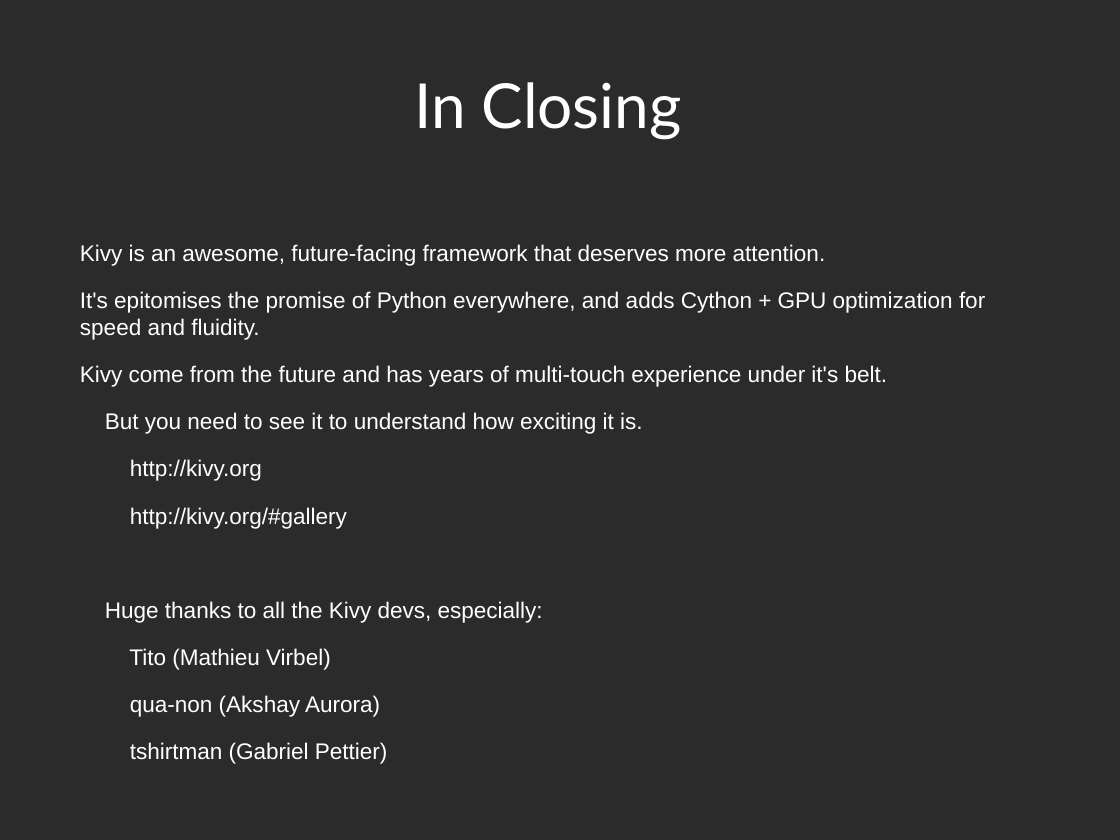
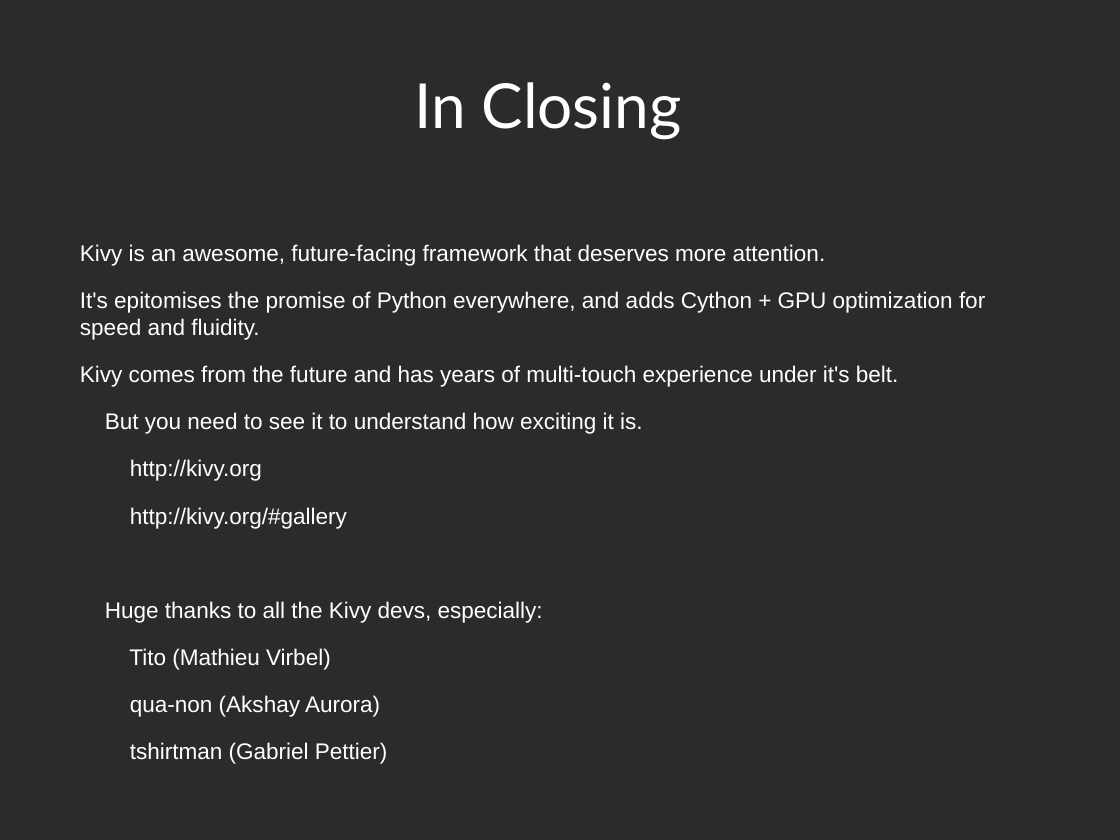
Before and after one commit to Zen-CODE/kivybits, a slide deck: slide 55 of PyCon/ZA 2013/PyCon.odp (slide 56 before the commit). Drawn at 1120x840 pixels with LibreOffice and Linux fonts; fonts in the diff are those of the drawing; background and template pictures are left out; a plain dark background stands for a picture behind light text. Boxes give left, top, right and bottom in pixels: in the first picture for what was removed or moved away, otherwise in the second. Text is boxed around its words. In the diff, an @@ line names an element or a change of style, - is before the commit and + after.

```diff
--- a/PyCon/ZA 2013/PyCon.odp
+++ b/PyCon/ZA 2013/PyCon.odp
@@ text at (x1=80, y1=365, x2=898, y2=387): text changed @@
-Kivy come from the future and has years of multi-touch experience under it's belt.
+Kivy comes from the future and has years of multi-touch experience under it's belt.
```
Also in this commit, not shown: 17 other slides changed, 1 slide removed, 1 other file.
